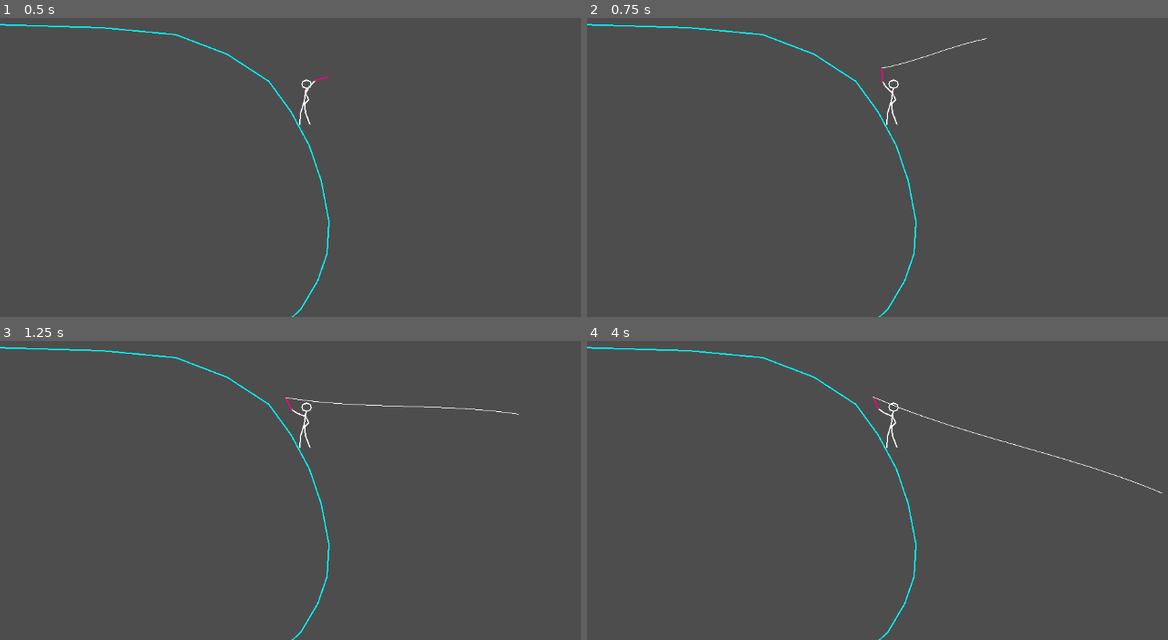
Above: before the commit, frames 1-4 (two rows, left to right).
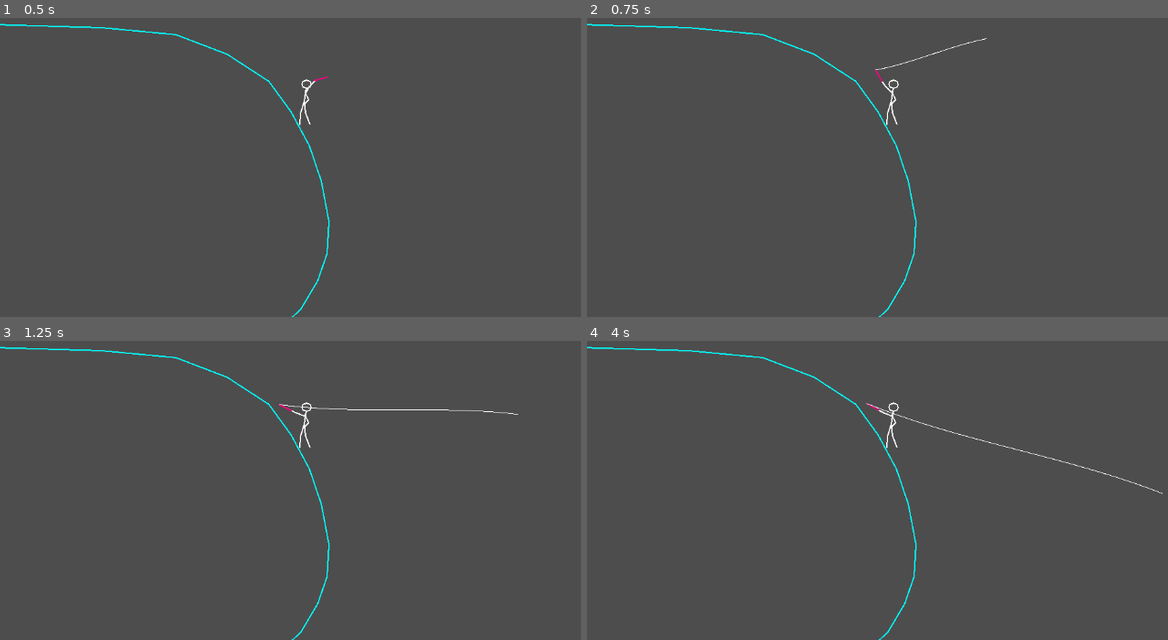
Above: after the commit, the same moments.

Repository: SnowyYANG/GodotFishingCasting
Game: Godot game, scene res://node_2d.tscn
Same seed, same stepped clock (60 frames per second), same inputs: the game is played once before the commit and once after it.
Inputs (mouse positions are in pixels of both pictures, inside the frame that each line leads up to):
- Up to frame 1 (0.5 s): no input
- Up to frame 2 (0.75 s): tap Enter at 0.5 s; move the mouse to (1109, 92) at 0.52 s; click (1109, 92) at 0.6 s
- Up to frame 3 (1.25 s): no input
- Up to frame 4 (4 s): move the mouse to (807, 454) at 1.27 s; tap Keypad Enter (show_data) at 1.35, 2.85 s; tap Escape (esc_reset) at 2, 2.75, 3.5 s; move the mouse to (1022, 343) at 2.02 s; click (1022, 343) at 2.1 s; move the mouse to (912, 517) at 2.77 s; move the mouse to (outside the picture) at 3.52 s; click (outside the picture) at 3.6 s

Frame 1 is identical in both runs. In frame 2, less than 0.1% of the frame differs, in the area x 49-68%, y 7-23%; in frame 3, 0.3%; in frame 4, 0.4%, in the area x 48-100%, y 18-52%.

Commit message:
forearm and rod rotation

Diff:
--- a/player.gd
+++ b/player.gd
@@ -27,6 +27,8 @@
 
 var local_rotation0: float
 var bait_initial_velocity: Vector2
+var forearm_rotation0: float
+var rod_rotation0: float
 const g_vec = Vector2(0, 9.8) * 500
 const bait_duration = 0.35
 
@@ -35,6 +37,8 @@
 	local_rotation0 = upper_arm.rotation_degrees
 	bait_global_position0 = line.global_position
 	bait_global_position = bait_global_position0
+	forearm_rotation0 = forearm.rotation_degrees
+	rod_rotation0 = rod.rotation_degrees
 	_reset()
 
 func _process(delta):
@@ -87,6 +91,8 @@
 	bait_global_position0 = line.global_position
 	bait_global_position = bait_global_position0
 	parabola_time = 0.0
+	forearm.rotation_degrees = forearm_rotation0
+	rod.rotation_degrees = rod_rotation0
 
 func _handle_casting(delta): #rod rotation
 	if not rotation_speed_down:
@@ -95,6 +101,7 @@
 		curve_offset *= (1 - 0.05 * delta)
 		if upper_arm.rotation_degrees < 120:
 			rotation_speed_down = true
+		rod.rotation_degrees *= 0.85
 	else:
 		upper_arm.rotation_degrees -= 10 * delta * speed
 		speed *= 0.98
@@ -103,6 +110,9 @@
 			bait_down = true
 			curve_offset = 0
 			rotation_speed_down = false
+		rod.rotation_degrees *= 0.95
+	if forearm.rotation_degrees > 5:
+		forearm.rotation_degrees *= 0.95
 
 func _handle_bait_fall(delta):
 	if curve_offset > -0.15:
